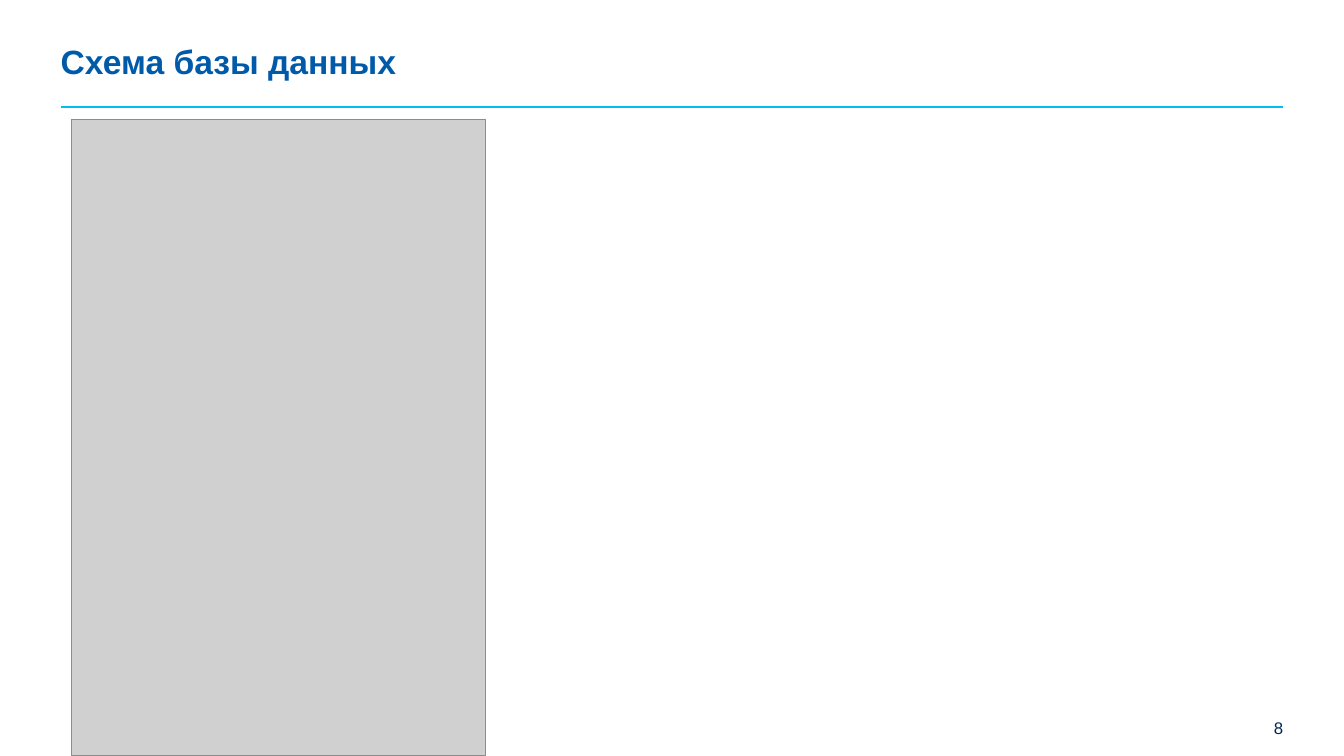
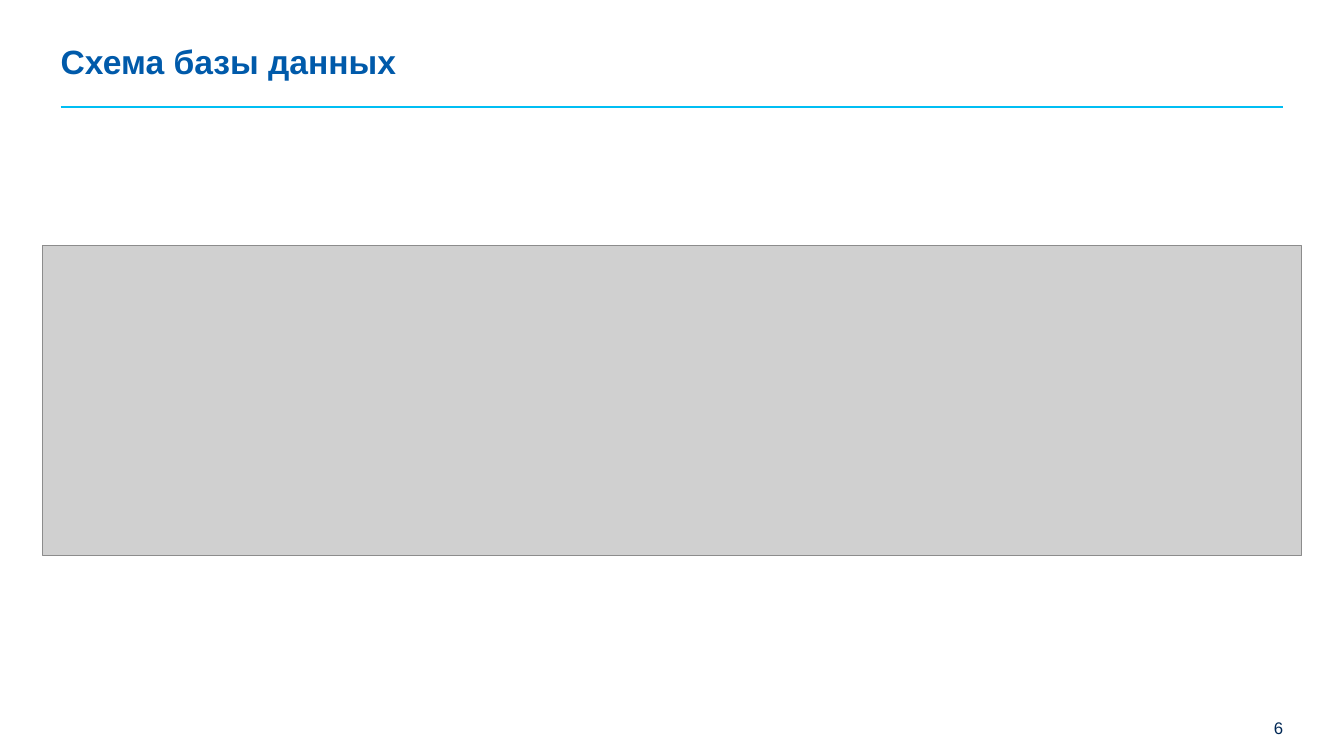
Before and after one commit to amaruelle/Diploma, a slide deck: slide 6 of Гамуйло_Презентация_Диплом.pptx (slide 8 before the commit). Drawn at 1344x756 pixels with LibreOffice and Linux fonts; fonts in the diff are those of the drawing; grey boxes stand for pictures; background and template pictures are left out. Boxes give left, top, right and bottom in pixels: in the first picture for what was removed or moved away, otherwise in the second. Text is boxed around its words. In the diff, an @@ line names an element or a change of style, - is before the commit and + after.

```diff
--- a/Гамуйло_Презентация_Диплом.pptx
+++ b/Гамуйло_Презентация_Диплом.pptx
@@ picture removed at (72, 120, 486, 756) @@
@@ picture added at (42, 245, 1302, 556) @@
@@ page number at (1274, 722, 1283, 734): text changed @@
-8
+6
```
Also in this commit, not shown: 4 other slides changed, 1 slide added, 1 slide removed, 5 other files.
